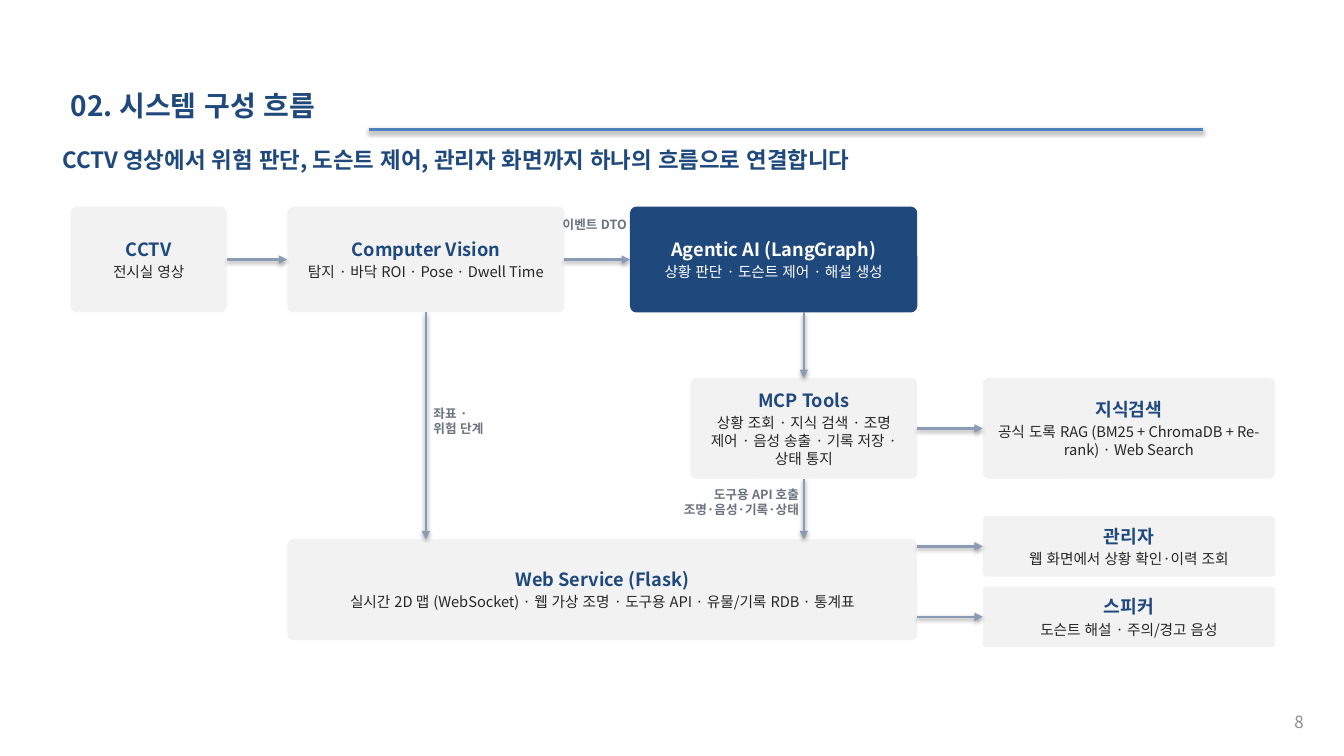
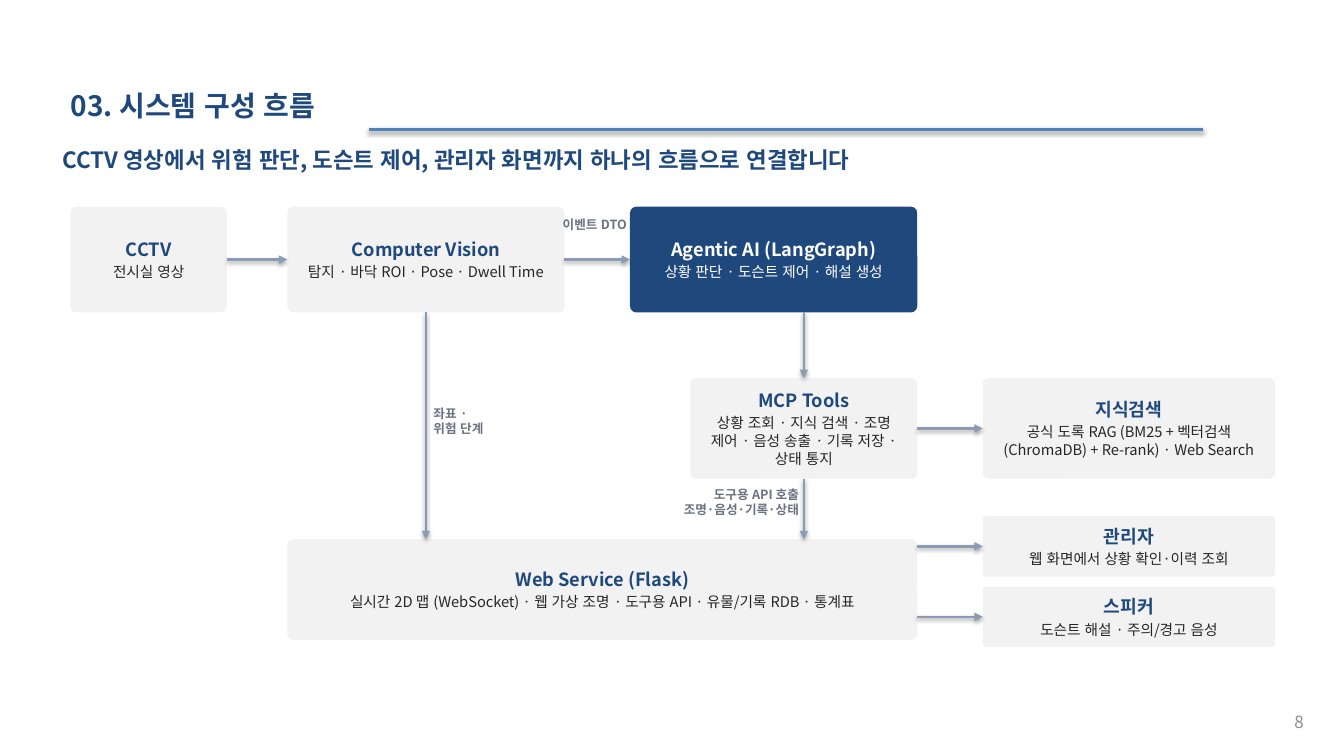
Before and after one commit to selkis4u/smart-museum-aiagent, a slide deck: slide 8 of docs/requirements/3조_스마트박물관_AI_Agent_기획서_v0.6.pptx. Drawn at 1344x756 pixels with LibreOffice and Linux fonts; fonts in the diff are those of the drawing. Boxes give left, top, right and bottom in pixels: in the first picture for what was removed or moved away, otherwise in the second. Text is boxed around its words. In the diff, an @@ line names an element or a change of style, - is before the commit and + after.

```diff
--- a/docs/requirements/3조_스마트박물관_AI_Agent_기획서_v0.6.pptx
+++ b/docs/requirements/3조_스마트박물관_AI_Agent_기획서_v0.6.pptx
@@ text at [71,92,316,119]: text changed @@
-02. 시스템 구성 흐름
+03. 시스템 구성 흐름
@@ text at [1003,425,1255,458]: text changed @@
-공식 도록 RAG (BM25 + ChromaDB + Re-rank) · Web Search
+공식 도록 RAG (BM25 + 벡터검색(ChromaDB) + Re-rank) · Web Search
```
Also in this commit, not shown: 9 other slides changed, 23 other files.
